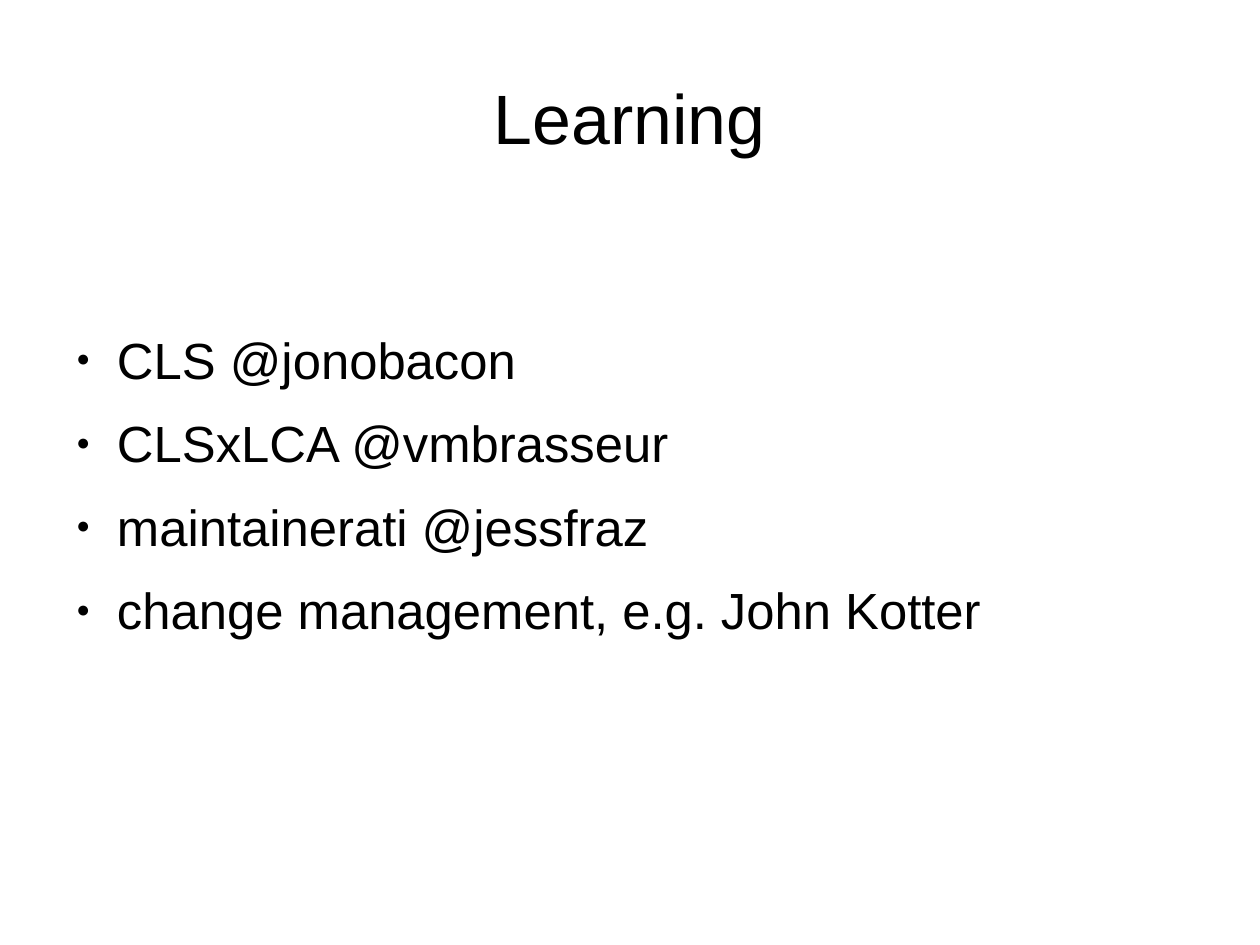
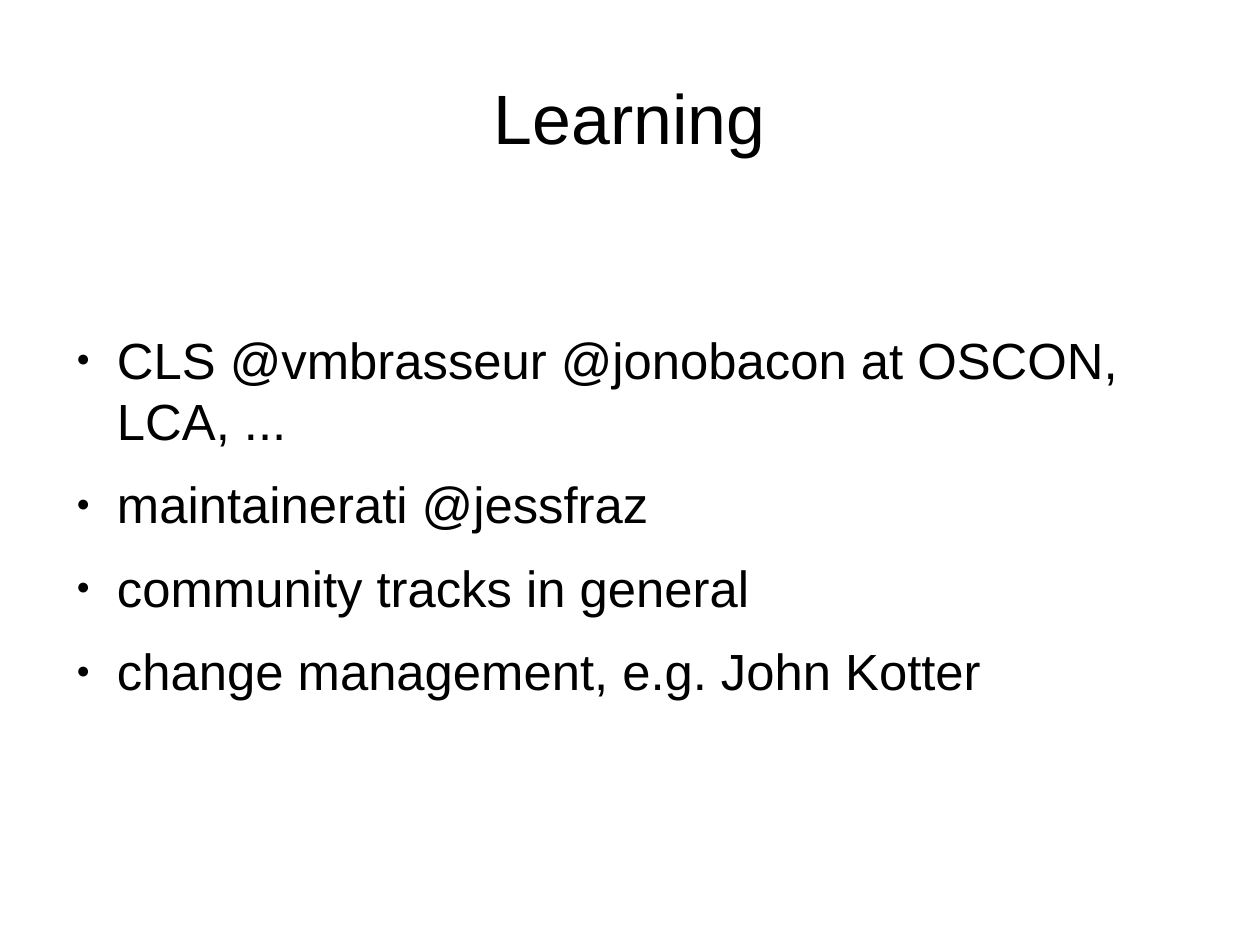
Before and after one commit to danvet/danvet.github.io, a slide deck: slide 20 of slides/lca-2018.odp (slide 18 before the commit). Drawn at 1260x945 pixels with LibreOffice and Linux fonts; fonts in the diff are those of the drawing. Boxes give left, top, right and bottom in pixels: in the first picture for what was removed or moved away, otherwise in the second. Text is boxed around its words. In the diff, an @@ line names an element or a change of style, - is before the commit and + after.

```diff
--- a/slides/lca-2018.odp
+++ b/slides/lca-2018.odp
@@ text at (x1=117, y1=342, x2=1117, y2=447): text changed @@
-● CLS @jonobacon
-● CLSxLCA @vmbrasseur
+● CLS @vmbrasseur @jonobacon at OSCON, LCA, ...
@@ text at (x1=117, y1=570, x2=749, y2=617): paragraph added @@
+● community tracks in general
```
Also in this commit, not shown: 3 other slides changed, 5 slides added, 3 slides removed, 2 other files.
